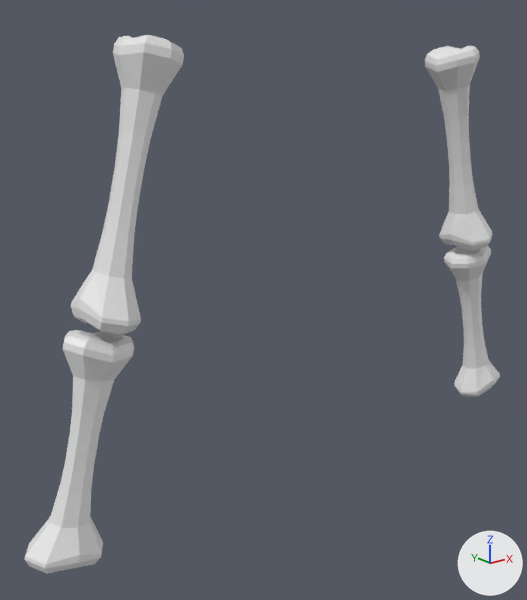
What one commit did to the Blender file Resources/Assets/AssetsWorkspace/Player.blend.
One viewpoint serves both versions: a camera (50 mm lens) standing at (-2.67, -2.64, 1.39) and looking at (-0.28, 0.35, 0.19). Lighting does not change. The marker at lower right points along +X, +Y and +Z. The older version comes first. The same objects are shown in both versions, whatever each file hides.

The first picture shows '骨', '骨.001'.
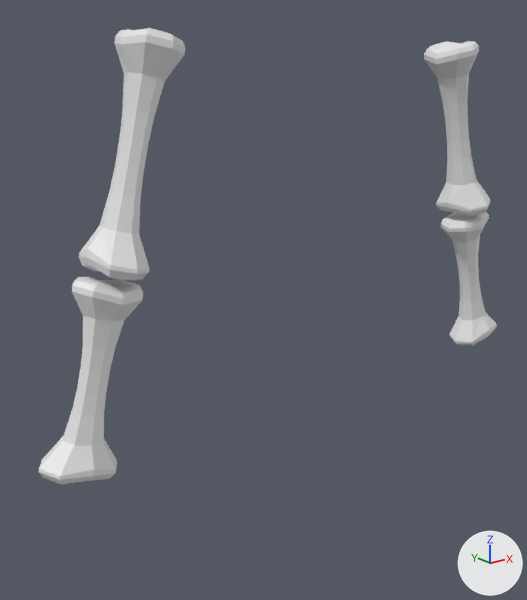
Boxes (x1, y1, x2, y2) around the edits, measured in the pictures (527 x 600 px):
'骨', reshaped, moved, rescaled, modifiers changed (16% shorter)
    before: (71, 35, 492, 334)
    after: (79, 28, 490, 280)
'骨.001', reshaped, moved, rescaled, modifiers changed (17% shorter)
    before: (25, 246, 500, 574)
    after: (38, 212, 497, 484)
part 1 of me_円柱_005, added
    after: (424, 41, 490, 216)
part 2 of me_円柱_006, added
    after: (441, 212, 497, 346)

The change in detail:
me_円柱_005 is used by ob_骨; location (-1.153, 0.196, 0.919); rotation (0.247, -0.0108, 1.614), in degrees (14, -0.6, 92); scale (0.313, 0.313, 0.238).
me_円柱_005 had 112 vertices, 116 faces and spanned x -0.62..0.62, y -0.44..0.44, z -2.69..2.58.
me_円柱_005 now has 224 vertices, 232 faces and spans x -0.96..0.62, y -8.03..0.44, z -2.69..5.22.
me_円柱_005 part 1: the loose piece of 112 vertices spanning x -0.62..0.62, y -0.44..0.44, z -2.69..2.58 is copied, and the copy is multiplied about its middle by the matrix ((0.996, -0.083, 0.013), (-0.083, -0.876, 0.3), (0.033, 0.751, 0.88)), then moved by (-0.31, -6.96, 2.79); it spans x -0.96..0.28, y -8.03..-5.87, z 0.26..5.22.
me_円柱_006 is used by ob_骨_001; location (-1.454, 0.196, -0.254); rotation (0.000056, -0.247, 3.141), in degrees (0, -14, 180); scale (0.313, 0.313, 0.21).
me_円柱_006 had 112 vertices, 116 faces and spanned x -0.62..0.62, y -0.44..0.44, z -2.69..2.58.
me_円柱_006 now has 224 vertices, 232 faces and spans x -9.69..0.62, y -0.44..0.44, z -2.69..6.49.
me_円柱_006 part 2: the loose piece of 112 vertices spanning x -0.62..0.62, y -0.44..0.44, z -2.69..2.58 is copied, and the copy is multiplied about its middle by the matrix ((-0.88, 0.0, 0.265), (0.0, 1.0, 0.0), (0.853, 0.0, 0.88)), then moved by (-8.52, 0.0, 3.86); it spans x -9.69..-7.39, y -0.44..0.44, z 1.1..6.49.
Object '骨' (ob_骨) moves from (-1.153, 0.196, 0.919) to (-1.122, 0.196, 1.045).
Object '骨' (ob_骨) loses its MIRROR modifier named 'ミラー'.
Modifier setting removed (it was mirror_object = ob_鎧).
Object '骨' (ob_骨) is rescaled from (0.313, 0.313, 0.238) to (0.313, 0.313, 0.198).
Object '骨.001' (ob_骨_001) moves from (-1.454, 0.196, -0.254) to (-1.372, 0.196, 0.07).
Object '骨.001' (ob_骨_001) loses its MIRROR modifier named 'ミラー'.
Modifier setting removed (it was mirror_object = ob_鎧).
Object '骨.001' (ob_骨_001) is rescaled from (0.313, 0.313, 0.21) to (0.313, 0.313, 0.174).
